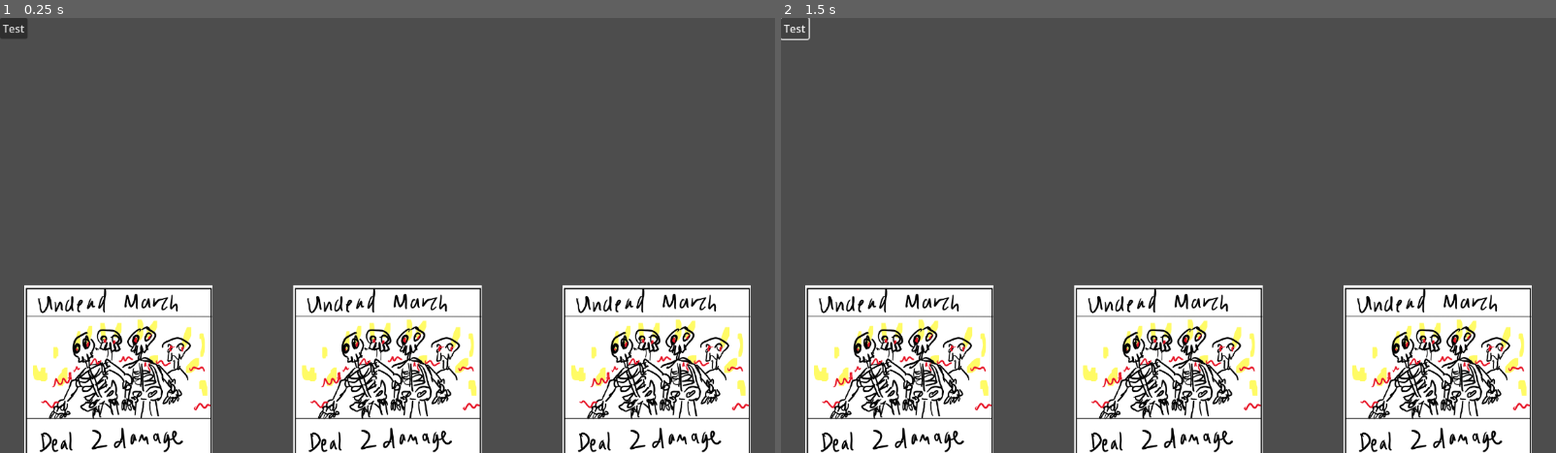
Above: before the commit, frames 1-2 (left to right).
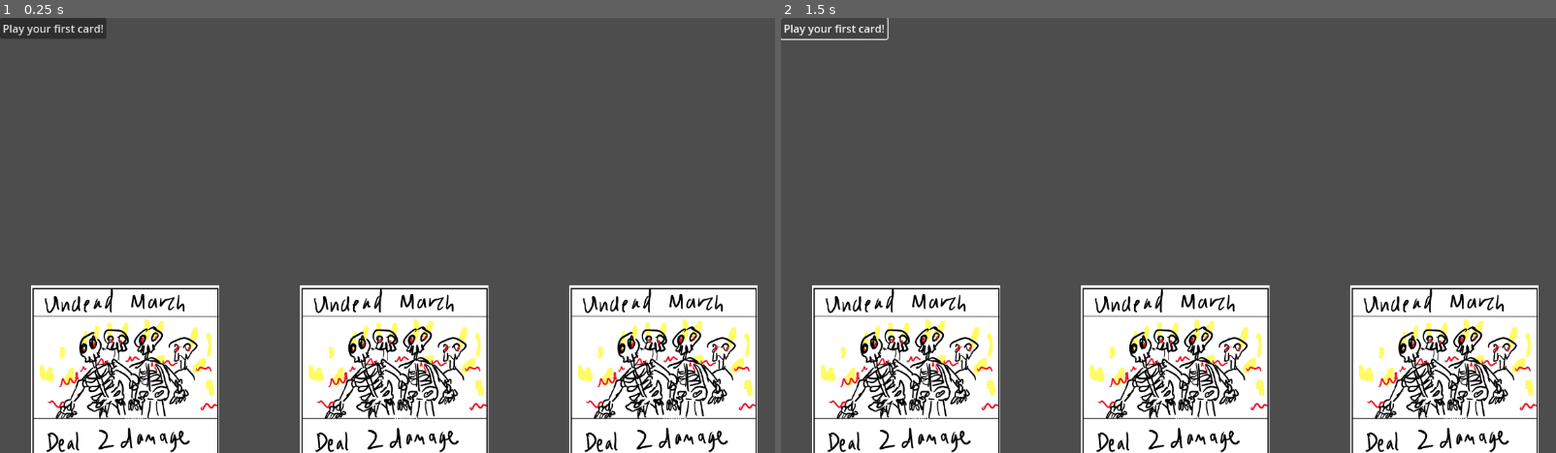
Above: after the commit, the same moments.

Repository: Ducko132/Chariot
Game: Godot game, scene res://state_machine.tscn
Two runs of this game, one before a commit and one after it. Both use one fixed random seed, a clock stepped at 60 frames per second and the inputs below.
Inputs:
- Up to frame 1 (0.25 s): no input
- Up to frame 2 (1.5 s): click "Test" (after the commit: "Play your first card!") at 0.5 s; click "Test" (after the commit: "Play your first card!") at 1.25 s

The runs differ from the first frame. In frame 1, 14% of the frame differs, in the area x 0-98%, y 0-100%; in frame 2, 13%.
Error after the commit: Invalid access to property or key '<null>' on a base object of type 'Dictionary'. (res://state_machine.gd:85)

Commit message:
Attempt at a new "cardexample" bolt
Mouse click signal integrated

Diff:
--- /dev/null
+++ b/bolt.gd
@@ -0,0 +1,12 @@
+extends Node2D
+
+func _input(event):
+   # Mouse in viewport coordinates.
+	if event is InputEventMouseButton:
+		print("Mouse Click/Unclick at: ", event.position)
+		return true
+	#elif event is InputEventMouseMotion:
+		#print("Mouse Motion at: ", event.position)
+
+   # Print the size of the viewport.
+	#print("Viewport Resolution is: ", get_viewport_rect().size)
--- /dev/null
+++ b/bolt.tscn
@@ -0,0 +1,21 @@
+[gd_scene load_steps=4 format=3 uid="uid://b7h807q3mvfd6"]
+
+[ext_resource type="Script" path="res://bolt.gd" id="1_7mud5"]
+[ext_resource type="Texture2D" uid="uid://cwkr8hgqjf37j" path="res://Art/bolt.png" id="2_io83s"]
+
+[sub_resource type="RectangleShape2D" id="RectangleShape2D_a65jq"]
+size = Vector2(440, 594)
+
+[node name="bolt" type="Node2D"]
+script = ExtResource("1_7mud5")
+
+[node name="Bolt" type="Sprite2D" parent="."]
+position = Vector2(113, 150)
+scale = Vector2(0.5, 0.5)
+texture = ExtResource("2_io83s")
+
+[node name="Area2D" type="Area2D" parent="Bolt"]
+
+[node name="CollisionShape2D" type="CollisionShape2D" parent="Bolt/Area2D"]
+position = Vector2(-2, -1)
+shape = SubResource("RectangleShape2D_a65jq")
--- a/card.tscn
+++ b/card.tscn
@@ -50,3 +50,7 @@
 
 [node name="CollisionShape2D" type="CollisionShape2D" parent="UndeadMarch/Area2D"]
 shape = SubResource("RectangleShape2D_chp8g")
+
+[node name="Label" type="Label" parent="UndeadMarch"]
+offset_right = 40.0
+offset_bottom = 23.0
--- a/state_machine.gd
+++ b/state_machine.gd
@@ -8,6 +8,7 @@
 var curstate = State.BEGIN
 var state_time = 0.0
 var cardNodes = []
+var rng = RandomNumberGenerator.new()
 
 var playerhp = 20
 var monsterhp = 20
@@ -45,12 +46,13 @@
 		#var c = load(Cards.Art[CardsEnum.get(hand[6])]).instantiate()
 		add_child(c)
 		cardNodes.append(c)
-		c.position = Vector2((i*400)+40,400)
+		#print(Cards.Power[CardsEnum.get(c)])
+		c.position = Vector2((i*400)+50,400)
 		#c.find_child("Label").text = "value:" + str(hand[i])
 
 func _process(delta):
-	#for i in cardNodes.size():
-	#	cardNodes[i].find_child("Label").text = "value:" + str(hand[i])
+	for i in cardNodes.size():
+		cardNodes[i].find_child("Label").text = "value:" + str(hand[i])
 	pass
 
 func draw_card():
@@ -79,5 +81,9 @@
 
 
 func _on_button_pressed():
-	hand[2] = 5
+	var cardt = hand[0]
+	var dmg = Cards.Power[CardsEnum.get(cardt)]
+	monsterhp -= dmg
+	cardNodes.remove_at(0)
+
 	pass # Replace with function body.
--- a/state_machine.tscn
+++ b/state_machine.tscn
@@ -1,6 +1,7 @@
-[gd_scene load_steps=2 format=3 uid="uid://bqytu2oud3k8s"]
+[gd_scene load_steps=3 format=3 uid="uid://bqytu2oud3k8s"]
 
 [ext_resource type="Script" path="res://state_machine.gd" id="1_1up70"]
+[ext_resource type="PackedScene" uid="uid://b7h807q3mvfd6" path="res://bolt.tscn" id="2_2q0tf"]
 
 [node name="StateMachine" type="Node2D"]
 script = ExtResource("1_1up70")
@@ -9,6 +10,9 @@
 offset_right = 8.0
 offset_bottom = 8.0
 rotation = 3.72152e-05
-text = "Test"
+text = "Play your first card!"
+
+[node name="bolt" parent="." instance=ExtResource("2_2q0tf")]
+visible = false
 
 [connection signal="pressed" from="Button" to="." method="_on_button_pressed"]
